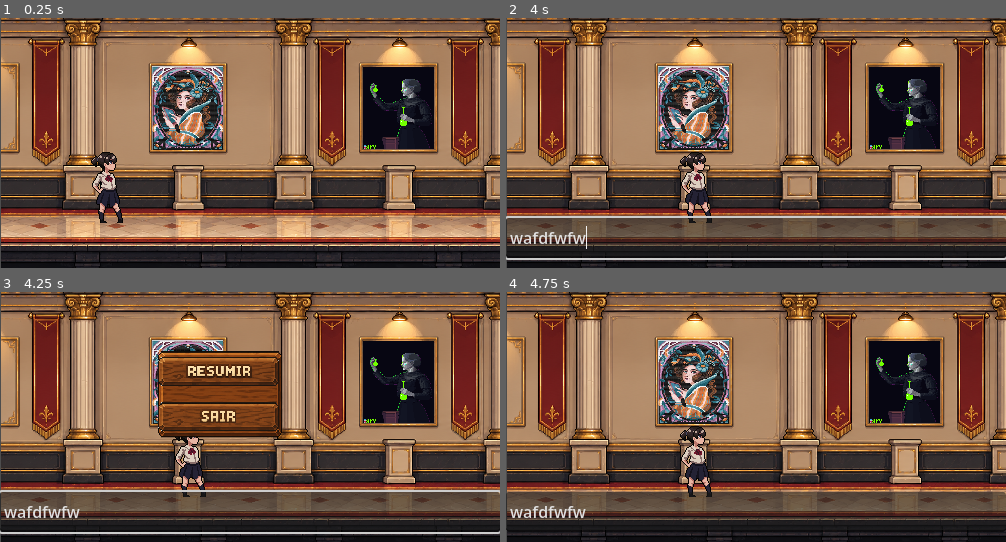
Above: before the commit, frames 1-4 (two rows, left to right).
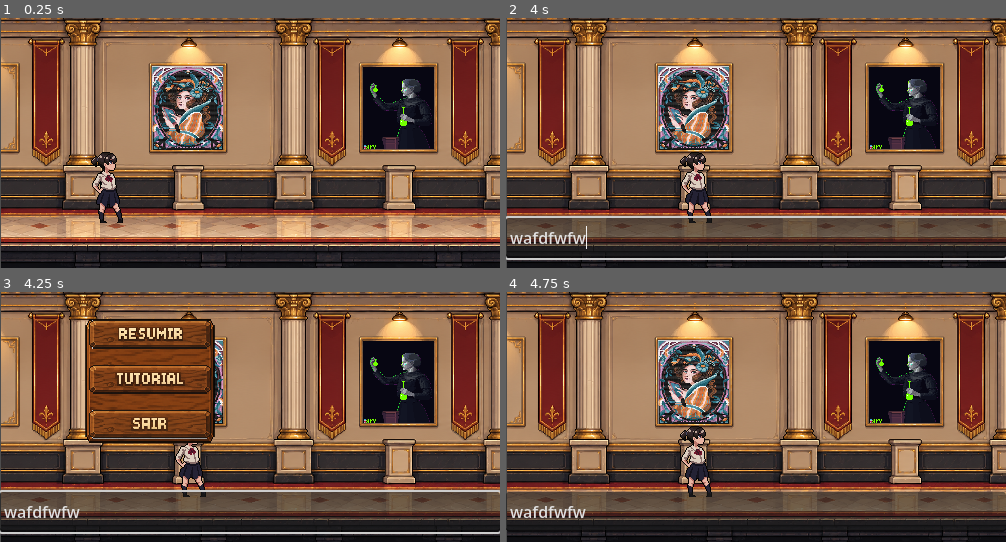
Above: after the commit, the same moments.

Repository: Angelogvr/Hackathon-SEDCITEC
Game: Godot game, scene res://cenas/Jogo.tscn
The game is run twice, just before and just after one commit, with the same random seed, the same clock (stepped at 60 frames per second) and the same inputs.
Inputs (mouse positions are in pixels of both pictures, inside the frame that each line leads up to; where the layout moved, square brackets give the same spot in the first picture):
- Up to frame 1 (0.25 s): no input
- Up to frame 2 (4 s): tap Enter at 0.5 s; hold F (interact) 0.53-1.28 s; hold D (move_right) 0.53-2.03 s; tap W (move_up) at 0.77, 1.52, 3.02, 3.77 s; tap F (interact) at 1.35, 2.85 s; hold A (move_left) 2.03-2.78 s; hold F (interact) 2.03-2.78 s; hold D (move_right) from 2.78 s (still down); hold F (interact) from 3.53 s (still down)
- Up to frame 3 (4.25 s): keep holding D (move_right); keep holding F (interact); tap Escape (pause) at 4.15 s
- Up to frame 4 (4.75 s): release D (move_right) at 4.25 s; release F (interact) at 4.25 s; click (656, 334) [726, 372] at 4.25 s

Frames 1-2 are identical in both runs. In frame 3, 16% of the frame differs, in the area x 17-57%, y 10-61%; in frame 4, nothing differs.

Commit message:
tutorial

Diff:
--- a/cenas/Jogo.tscn
+++ b/cenas/Jogo.tscn
@@ -108,7 +108,7 @@
 
 [node name="pause_menu" parent="CanvasLayer" unique_id=1377178930 instance=ExtResource("9_2yyff")]
 process_mode = 3
-offset_left = 151.0
-offset_top = 57.0
-offset_right = 151.0
-offset_bottom = 57.0
+offset_left = 82.0
+offset_top = 20.0
+offset_right = 82.0
+offset_bottom = 20.0
--- a/entidades/pause_menu.tscn
+++ b/entidades/pause_menu.tscn
@@ -6,6 +6,10 @@
 [ext_resource type="Texture2D" uid="uid://bnvsj5k0anp16" path="res://sprites/Buttons/RESUMIR_hover_transparente.png" id="3_gy246"]
 [ext_resource type="Texture2D" uid="uid://dmmho7loropep" path="res://sprites/Buttons/SAIR_normal_transparente.png" id="4_fxc1p"]
 [ext_resource type="Texture2D" uid="uid://c1oo1o6a0vj80" path="res://sprites/Buttons/SAIR_hover_transparente.png" id="5_4mfpr"]
+[ext_resource type="Texture2D" uid="uid://drdgf70fqfomr" path="res://sprites/Buttons/tut_1 (2).png" id="5_5bic0"]
+[ext_resource type="Texture2D" uid="uid://cp7utlg1d5maj" path="res://sprites/Buttons/tut_1 (1).png" id="6_6wip2"]
+[ext_resource type="Texture2D" uid="uid://ssgubbdc4v03" path="res://sprites/Buttons/Pixel Woodcraft Controls Sign.png" id="9_6wip2"]
+[ext_resource type="Texture2D" uid="uid://hudiasiod4j8" path="res://sprites/Buttons/1443321549047.png" id="10_6e258"]
 
 [node name="pause_menu" type="Control" unique_id=1377178930]
 process_mode = 2
@@ -18,28 +22,49 @@
 script = ExtResource("1_i0ga5")
 
 [node name="ContainerPixelArtFundoTransparente" type="Sprite2D" parent="." unique_id=1372010142]
-position = Vector2(69, 46)
-scale = Vector2(0.09185083, 0.102009594)
+position = Vector2(68, 70)
+scale = Vector2(0.09530386, 0.14676906)
 texture = ExtResource("2_gy246")
 
-[node name="MarginContainer" type="MarginContainer" parent="." unique_id=1303441563]
-layout_mode = 0
-offset_right = 40.0
-offset_bottom = 40.0
-scale = Vector2(0.062244207, 0.062244207)
+[node name="MarginContainer" type="MarginContainer" parent="ContainerPixelArtFundoTransparente" unique_id=1303441563]
+offset_left = -713.50726
+offset_top = -476.93976
+offset_right = 1458.4927
+offset_bottom = 1703.0603
+scale = Vector2(0.6572668, 0.4204729)
 
-[node name="VBoxContainer" type="VBoxContainer" parent="MarginContainer" unique_id=100617973]
+[node name="VBoxContainer" type="VBoxContainer" parent="ContainerPixelArtFundoTransparente/MarginContainer" unique_id=100617973]
 layout_mode = 2
 
-[node name="Resume" type="TextureButton" parent="MarginContainer/VBoxContainer" unique_id=1000451137]
+[node name="Resume" type="TextureButton" parent="ContainerPixelArtFundoTransparente/MarginContainer/VBoxContainer" unique_id=1000451137]
 layout_mode = 2
 texture_normal = ExtResource("2_lbo4h")
 texture_hover = ExtResource("3_gy246")
 
-[node name="Quit" type="TextureButton" parent="MarginContainer/VBoxContainer" unique_id=2014305271]
+[node name="Tutorial" type="TextureButton" parent="ContainerPixelArtFundoTransparente/MarginContainer/VBoxContainer" unique_id=1610597190]
+layout_mode = 2
+texture_normal = ExtResource("5_5bic0")
+texture_hover = ExtResource("6_6wip2")
+
+[node name="Quit" type="TextureButton" parent="ContainerPixelArtFundoTransparente/MarginContainer/VBoxContainer" unique_id=2014305271]
 layout_mode = 2
 texture_normal = ExtResource("4_fxc1p")
 texture_hover = ExtResource("5_4mfpr")
 
-[connection signal="pressed" from="MarginContainer/VBoxContainer/Resume" to="." method="_on_resume_pressed"]
-[connection signal="pressed" from="MarginContainer/VBoxContainer/Quit" to="." method="_on_quit_pressed"]
+[node name="PixelWoodcraftControlsSign" type="Sprite2D" parent="." unique_id=1628062013]
+position = Vector2(124, 64)
+scale = Vector2(0.16760787, 0.2010499)
+texture = ExtResource("9_6wip2")
+
+[node name="Back" type="TextureButton" parent="PixelWoodcraftControlsSign" unique_id=1170739435]
+offset_left = -643.92224
+offset_top = -232.52753
+offset_right = -393.92224
+offset_bottom = 17.472473
+scale = Vector2(0.5007974, 0.5007974)
+texture_normal = ExtResource("10_6e258")
+
+[connection signal="pressed" from="ContainerPixelArtFundoTransparente/MarginContainer/VBoxContainer/Resume" to="." method="_on_resume_pressed"]
+[connection signal="pressed" from="ContainerPixelArtFundoTransparente/MarginContainer/VBoxContainer/Tutorial" to="." method="_on_tutorial_pressed"]
+[connection signal="pressed" from="ContainerPixelArtFundoTransparente/MarginContainer/VBoxContainer/Quit" to="." method="_on_quit_pressed"]
+[connection signal="pressed" from="PixelWoodcraftControlsSign/Back" to="." method="_on_back_pressed"]
--- a/scripts/pause_menu.gd
+++ b/scripts/pause_menu.gd
@@ -1,12 +1,15 @@
 extends Control
 var paused = false
 @onready var pause_menu: Control = $"."
-@onready var resume: TextureButton = $MarginContainer/VBoxContainer/Resume
-@onready var quit: TextureButton = $MarginContainer/VBoxContainer/Quit
+@onready var resume: TextureButton = $ContainerPixelArtFundoTransparente/MarginContainer/VBoxContainer/Resume
+@onready var quit: TextureButton = $ContainerPixelArtFundoTransparente/MarginContainer/VBoxContainer/Quit
+@onready var container: Sprite2D = $ContainerPixelArtFundoTransparente
+@onready var tutorial: Sprite2D = $PixelWoodcraftControlsSign
 
 # Called when the node enters the scene tree for the first time.
 func _ready() -> void:
-	pass # Replace with function body.
+	container.show()
+	tutorial.hide()
 
 
 # Called every frame. 'delta' is the elapsed time since the previous frame.
@@ -17,6 +20,8 @@
 func pause():
 	if paused:
 		pause_menu.hide()
+		container.show()
+		tutorial.hide()
 		get_tree().paused = false
 	else:
 		pause_menu.show()
@@ -27,3 +32,9 @@
 	pause()
 func _on_quit_pressed() -> void:
 	get_tree().quit()
+func _on_tutorial_pressed() -> void:
+	container.hide()
+	tutorial.show()
+func _on_back_pressed() -> void:
+	container.show()
+	tutorial.hide()
Not shown: 1 places in cenas/Jogo.tscn that only renumber resources
Not shown: 1 places in entidades/pause_menu.tscn that only renumber resources
Binary file added: sprites/Buttons/1443321549047.png
Not shown, added: sprites/Buttons/1443321549047.png.import
Binary file added: sprites/Buttons/Pixel Woodcraft Controls Sign.png
Not shown, added: sprites/Buttons/Pixel Woodcraft Controls Sign.png.import
Binary file added: sprites/Buttons/tut_1 (1).png
Not shown, added: sprites/Buttons/tut_1 (1).png.import
Binary file added: sprites/Buttons/tut_1 (2).png
Not shown, added: sprites/Buttons/tut_1 (2).png.import
